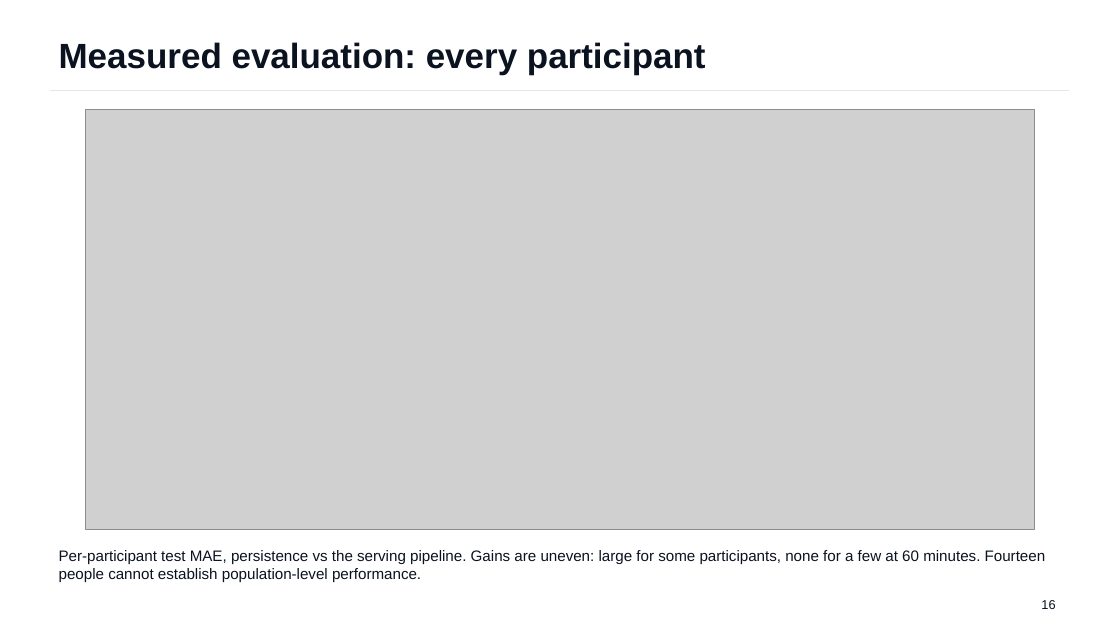
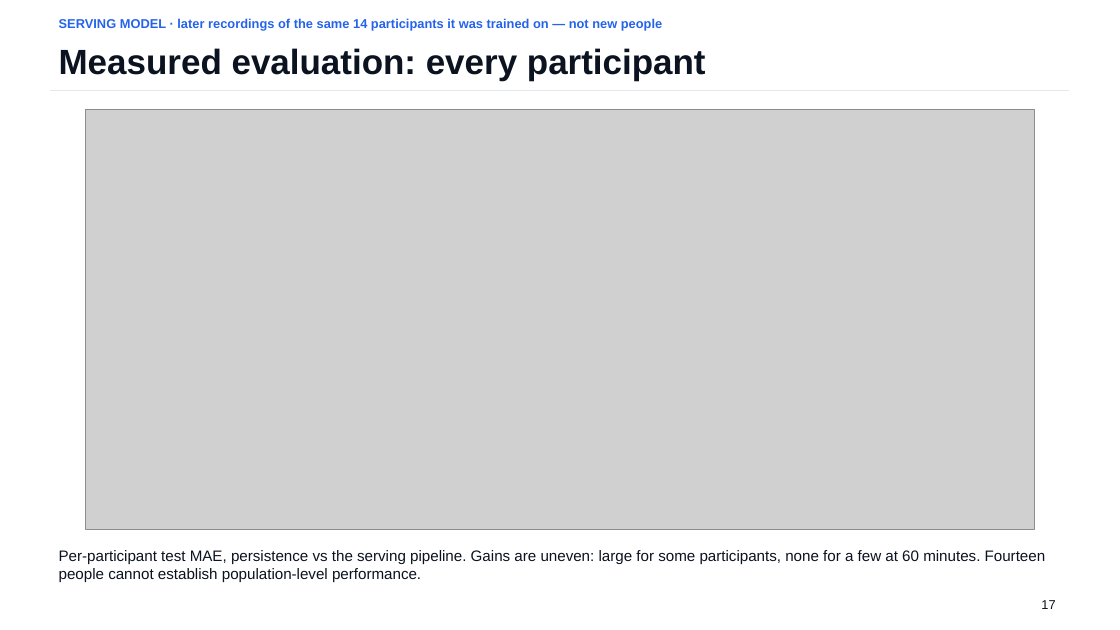
Before and after one commit to Avi36005/DigitalTwin-Challenge-Kryptonite, a slide deck: slide 17 of docs/submission/GlucoTwin_Presentation.pptx (slide 16 before the commit). Drawn at 1120x630 pixels with LibreOffice and Linux fonts; fonts in the diff are those of the drawing; grey boxes stand for pictures. Boxes give left, top, right and bottom in pixels: in the first picture for what was removed or moved away, otherwise in the second. Text is boxed around its words. In the diff, an @@ line names an element or a change of style, - is before the commit and + after.

Commit message:
submission: deck separates serving, participant-held-out and external evidence; results overview; pending D-053/D-054 slots; architecture marks bounded update, review ledger and research-only candidates; data opportunity check

```diff
--- a/docs/submission/GlucoTwin_Presentation.pptx
+++ b/docs/submission/GlucoTwin_Presentation.pptx
@@ text added at (59, 18, 662, 31), 11 pt, text #2563EB, bold @@
+SERVING MODEL · later recordings of the same 14 participants it was trained on — not new people
@@ text "Measured evaluation: every participant": place and size @@
-text "Measured evaluation: every participant" at (59, 42, 706, 75)
+text "Measured evaluation: every participant" at (59, 48, 706, 81)
@@ text at (1041, 600, 1055, 609): text changed @@
-16
+17
```
Also in this commit, not shown: 22 other slides changed, 3 slides added, 6 other files.
